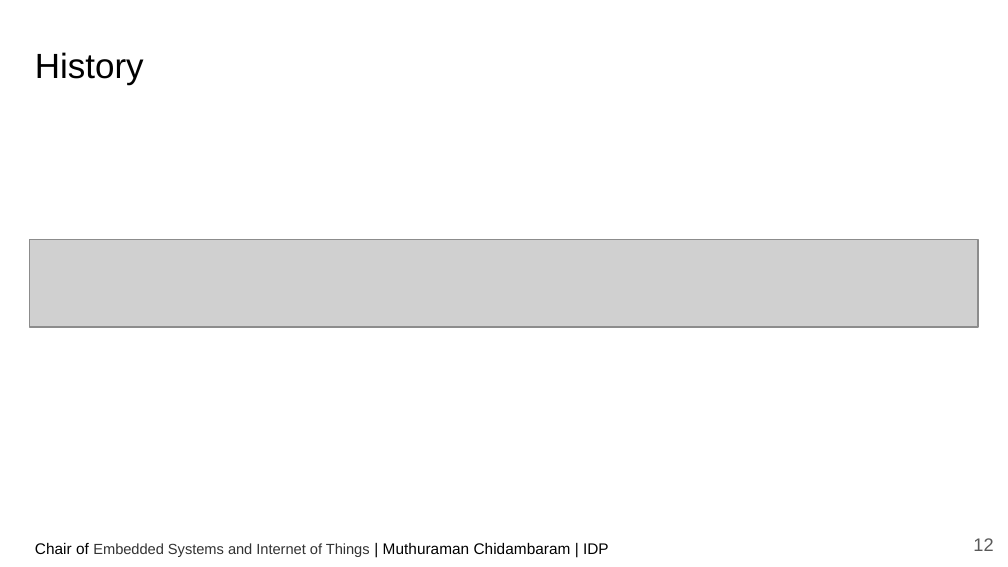
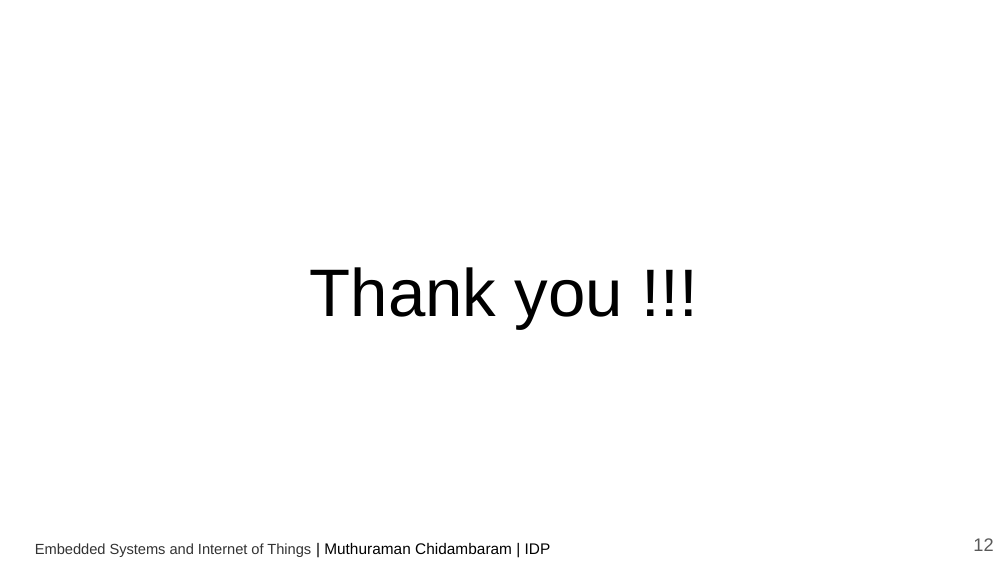
Before and after one commit to ctmuthu/wot-sys-ci, a slide deck: slide 12 of slides/IDP_WoT-CI.pptx. Drawn at 1008x567 pixels with LibreOffice and Linux fonts; fonts in the diff are those of the drawing; grey boxes stand for pictures. Boxes give left, top, right and bottom in pixels: in the first picture for what was removed or moved away, otherwise in the second. Text is boxed around its words. In the diff, an @@ line names an element or a change of style, - is before the commit and + after.

```diff
--- a/slides/IDP_WoT-CI.pptx
+++ b/slides/IDP_WoT-CI.pptx
@@ text removed at bbox=[35, 52, 144, 85] @@
-History
@@ picture removed at bbox=[30, 240, 979, 327] @@
@@ text added at bbox=[310, 267, 623, 329], 48 pt, text #000000 @@
+Thank you !!!
@@ text at bbox=[35, 543, 551, 557]: text changed @@
-Chair of Embedded Systems and Internet of Things | Muthuraman Chidambaram | IDP
+Embedded Systems and Internet of Things | Muthuraman Chidambaram | IDP
```
Also in this commit, not shown: 10 other slides changed, 1 slide removed, 1 other file.
